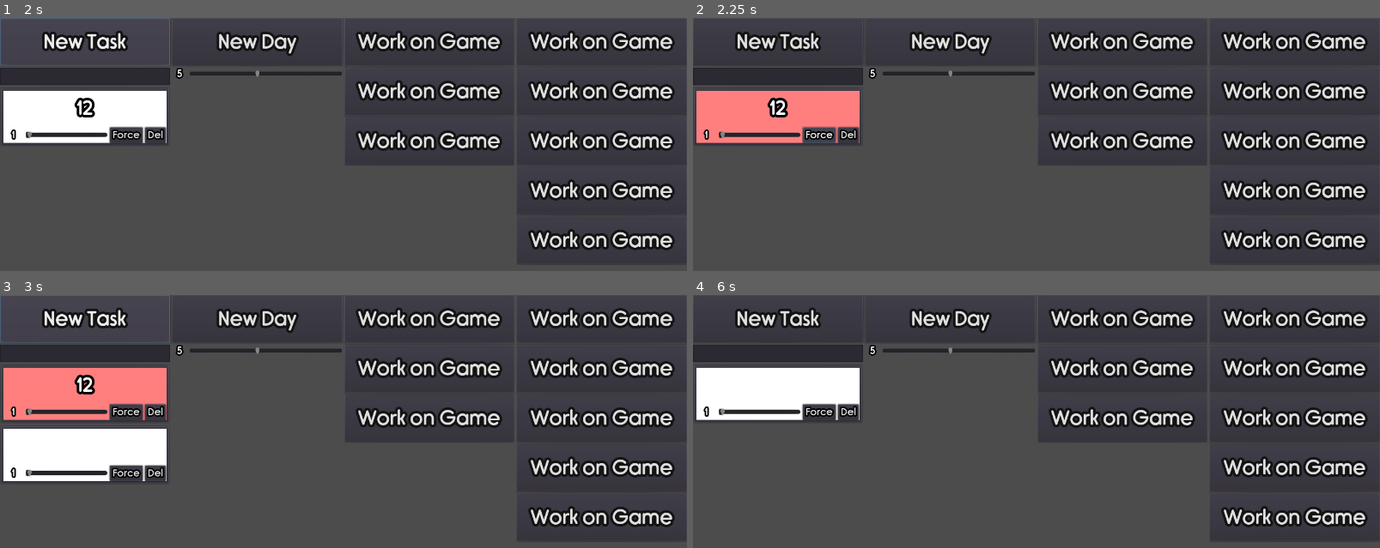
Above: before the commit, frames 1-4 (two rows, left to right).
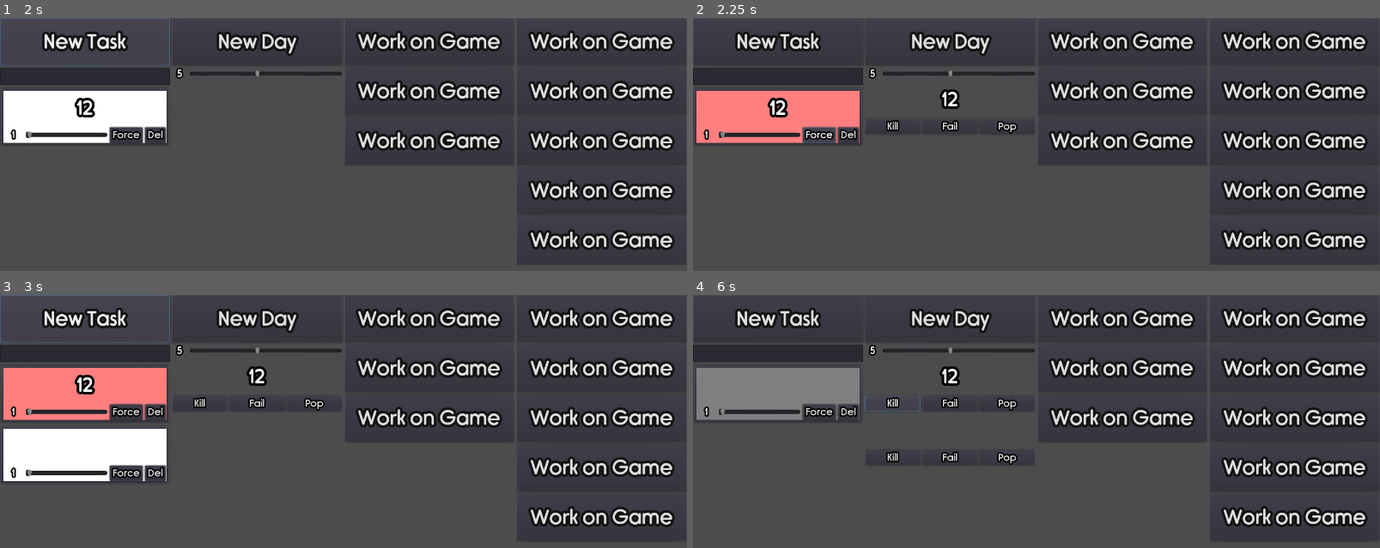
Above: after the commit, the same moments.

Repository: Tzeryushi/Daily-Driving
Game: Godot game, scene res://MainBlock.tscn
Same seed, same stepped clock (60 frames per second), same inputs: the game is played once before the commit and once after it.
Inputs (mouse positions are in pixels of both pictures, inside the frame that each line leads up to):
- Up to frame 1 (2 s): click (82, 76) at 0.52 s; type "12" at 0.6 s; click "New Task" at 1.25 s
- Up to frame 2 (2.25 s): click "Force" at 2 s
- Up to frame 3 (3 s): click "New Task" at 2.75 s
- Up to frame 4 (6 s): click "New Day" at 3.5 s; click "New Day" at 4.25 s; click "Del" at 5 s; click "Kill" at 5.75 s

Frame 1 is identical in both runs. In frame 2, 0.5% of the frame differs, in the area x 25-50%, y 28-46%; in frame 3, 0.5%; in frame 4, 5.2%, in the area x 0-50%, y 28-68%.
Error after the commit: Invalid set index 'daily_node' (on base: 'previously freed instance') with value of type 'Nil'. (res://DailyTaskContainer.gd:59)

Commit message:
finished forced implementation, might revise

Diff:
--- a/DailyTaskContainer.gd
+++ b/DailyTaskContainer.gd
@@ -37,7 +37,7 @@
 	var full_weight = 0.0
 	#add exclusions to avoid duplicates
 	for i in element_container.get_children():
-		if i.get_used() == true:
+		if i.get_used() or i.get_force():
 			weight_array.append(0.0)
 		else:
 			weight_array.append(i.priority)
@@ -63,3 +63,12 @@
 func _on_TaskNumber_value_changed(value):
 	number_of_tasks = value
 	task_number_label.text = String(value)
+
+func _on_ElementContainer_forced(node):
+	if node.get_force():
+		if node.get_used():
+			node.set_used(false)
+		else:
+			node.link_daily_node(_create_new_element(node.get_title(), node))
+	else:
+		_on_daily_delete(node.daily_node)
--- a/Element.gd
+++ b/Element.gd
@@ -36,6 +36,7 @@
 	else:
 		bg.color = default_color
 	force = f
+	emit_signal("forced")
 
 func get_used() -> bool:
 	return used
--- a/ElementContainer.gd
+++ b/ElementContainer.gd
@@ -5,11 +5,14 @@
 
 export var new_element : PackedScene
 
+signal forced(node)
+
 func _create_new_element(title:String) -> void:
 	var temp_element = new_element.instance()
 	pool.add_child(temp_element)
 	temp_element.set_title(title)
 	temp_element.connect("destroy", self, "_on_element_delete", [temp_element])
+	temp_element.connect("forced", self, "_on_element_forced", [temp_element])
 
 func _on_NewElement_pressed():
 	_create_new_element(input_field.get_text())
@@ -23,3 +26,6 @@
 	if element.daily_node != null:
 		element.daily_node.queue_free()
 	element.queue_free()
+
+func _on_element_forced(element) -> void:
+	emit_signal("forced", element)
--- a/MainBlock.tscn
+++ b/MainBlock.tscn
@@ -195,6 +195,7 @@
 theme = ExtResource( 1 )
 text = "Work on Game"
 
+[connection signal="forced" from="HBoxContainer/ElementContainer" to="HBoxContainer/DailyTaskContainer" method="_on_ElementContainer_forced"]
 [connection signal="pressed" from="HBoxContainer/ElementContainer/NewElement" to="HBoxContainer/ElementContainer" method="_on_NewElement_pressed"]
 [connection signal="text_entered" from="HBoxContainer/ElementContainer/NewInput" to="HBoxContainer/ElementContainer" method="_on_NewInput_text_entered"]
 [connection signal="pressed" from="HBoxContainer/DailyTaskContainer/NewDay" to="HBoxContainer/DailyTaskContainer" method="_on_NewDay_pressed"]
